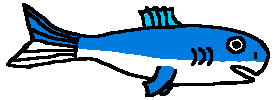
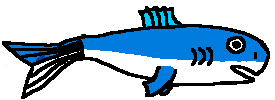
Before/after of a (275, 100) layered artwork. What changed in the layer stack:
painted on "Fish" over [2, 3, 87, 99]
painted on "Fish Belly Color" over [11, 40, 86, 93]
painted on "Fish Color" over [9, 9, 145, 65]
